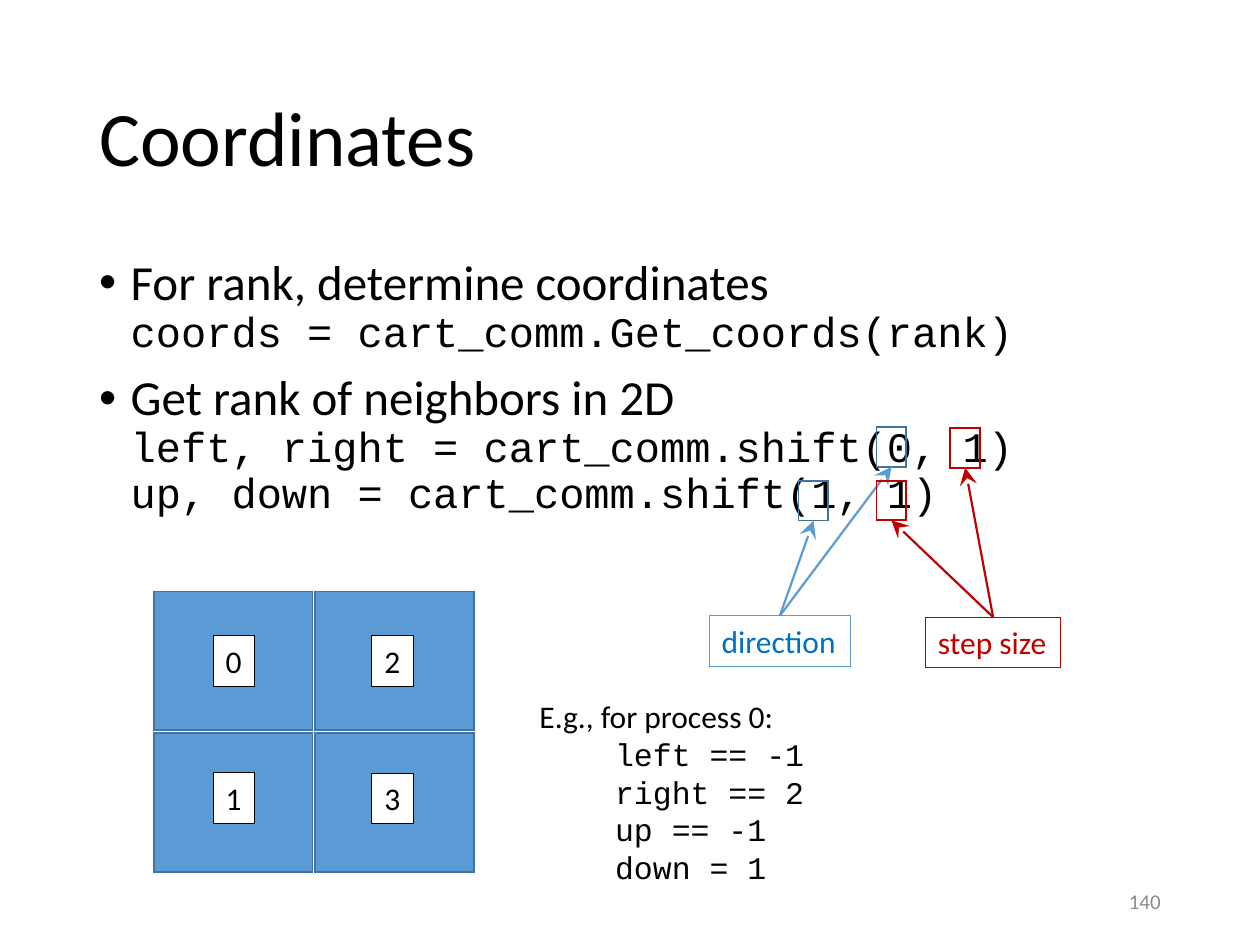
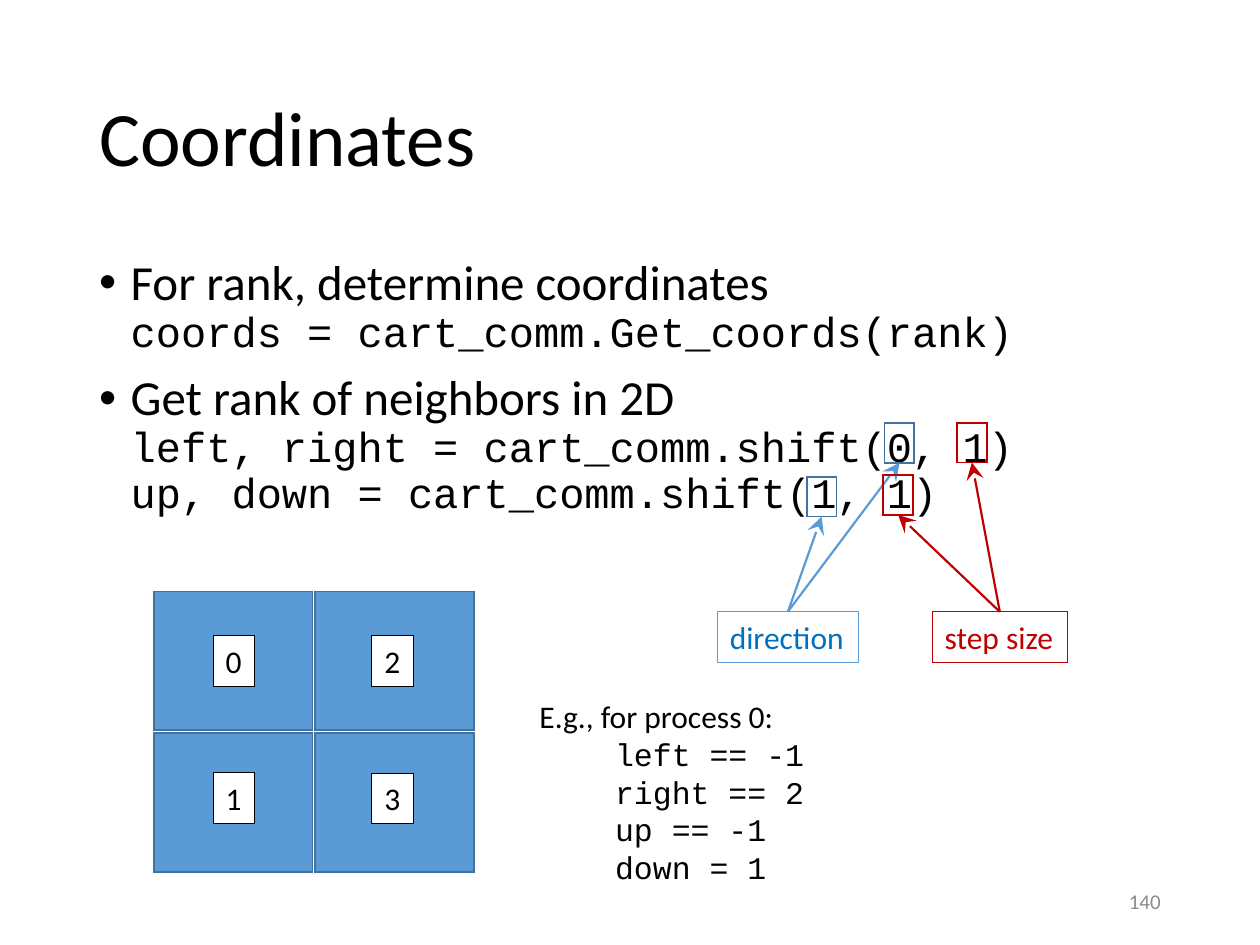
Before and after one commit to gjbex/training-material, a slide deck: slide 140 of Python/python_hpc.pptx. Drawn at 1260x945 pixels with LibreOffice and Linux fonts; fonts in the diff are those of the drawing. Boxes give left, top, right and bottom in pixels: in the first picture for what was removed or moved away, otherwise in the second. Text is boxed around its words. In the diff, an @@ line names an element or a change of style, - is before the commit and + after.

```diff
--- a/Python/python_hpc.pptx
+++ b/Python/python_hpc.pptx
@@ 3 rectangles, 2 arrows: place and size @@
-3 rectangles, 2 arrows at [799,467,1061,668]
+3 rectangles, 2 arrows at [806,462,1067,663]
@@ 3 rectangles, 2 arrows: place and size @@
-3 rectangles, 2 arrows at [709,427,980,667]
+3 rectangles, 2 arrows at [717,423,988,662]
```
Also in this commit, not shown: 20 other slides changed.
